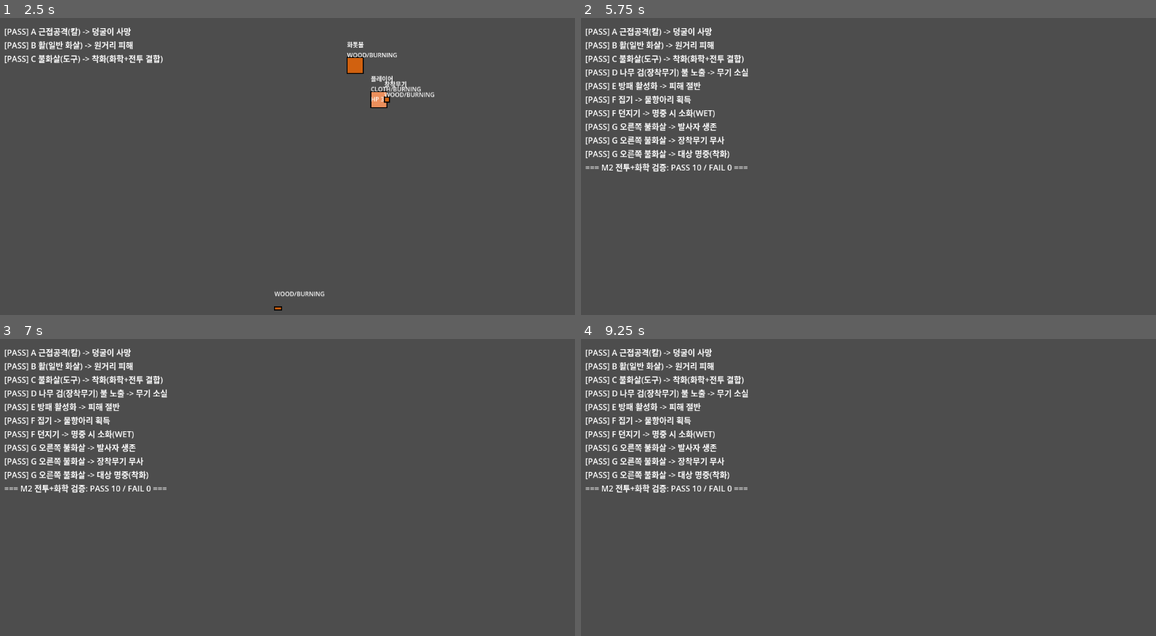
Above: before the commit, frames 1-4 (two rows, left to right).
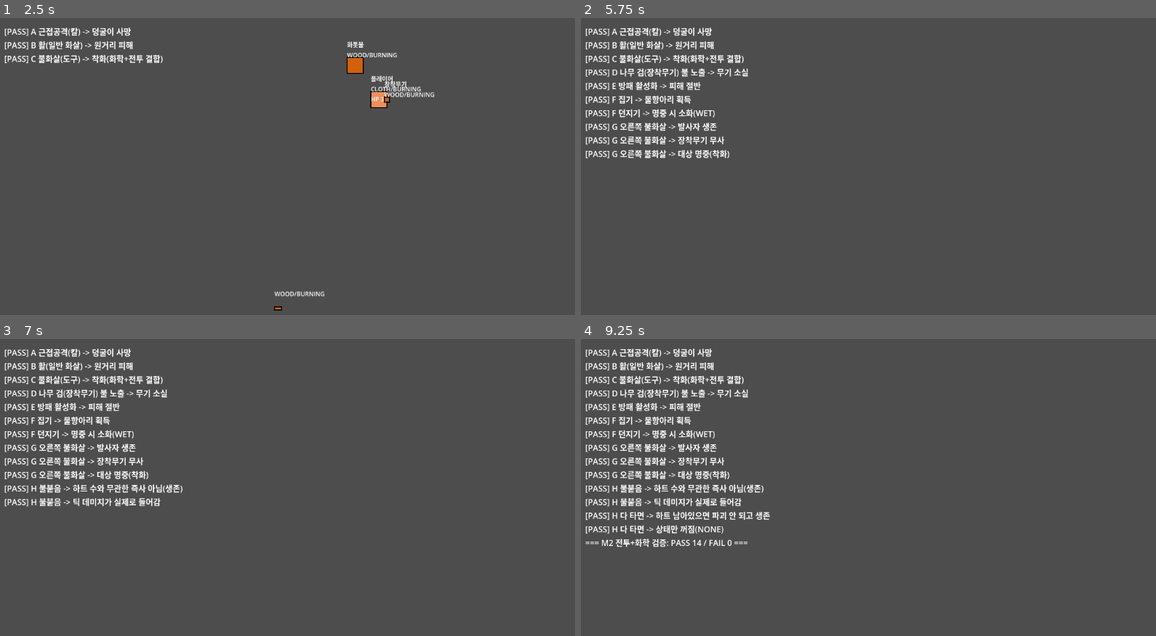
Above: after the commit, the same moments.

Repository: 50seok/ZeldaLike
Game: Godot game, scene res://scenes/m2_test/m2_test.tscn
Two runs of this game, one before a commit and one after it. Both use one fixed random seed, a clock stepped at 60 frames per second and the inputs below. This scene is started directly instead of the project's main scene.
Inputs:
- Up to frame 1 (2.5 s): tap Enter at 0.5 s; hold Right (ui_right) 0.53-1.28 s; tap Z at 0.6 s; tap Space at 0.77, 1.52 s; hold Down (ui_down) 1.28-2.03 s; tap X at 1.35 s; hold Right (ui_right) from 2.03 s (still down); tap C at 2.1 s
- Up to frame 2 (5.75 s): release Right (ui_right) at 2.78 s; hold Up (ui_up) 2.78-3.53 s; tap V at 2.85 s; tap Space at 3.02, 3.77, 4.52 s; hold Left (ui_left) 3.53-5.03 s; tap Tab at 3.6 s; tap Z at 4.35 s; hold Down (ui_down) from 5.03 s (still down); tap X at 5.1 s
- Up to frame 3 (7 s): release Down (ui_down) at 5.78 s; hold Right (ui_right) 5.78-6.53 s; tap C at 5.85 s; tap Space at 6.02, 6.5, 6.77 s; hold Up (ui_up) from 6.53 s (still down); tap V at 6.6 s
- Up to frame 4 (9.25 s): tap Enter at 7.25, 8.75 s; release Up (ui_up) at 7.28 s; hold Right (ui_right) 7.28-8.03 s; tap Tab at 7.35 s; tap Space at 7.52, 8, 9.02 s; hold Down (ui_down) 8.03-8.78 s; tap Z at 8.1 s; hold Left (ui_left) from 8.78 s (still down); tap X at 8.85 s

Frame 1 is identical in both runs. In frame 2, 0.3% of the frame differs, in the area x 0-29%, y 48-52%; in frame 3, 0.9%; in frame 4, 2.0%, in the area x 0-33%, y 48-71%.

Commit message:
fix: 불붙은 전투 유닛이 하트 수와 무관하게 즉사하던 버그 수정
ChemActor의 소각 로직은 burn_duration이 지나면 무조건 파괴라 환경 오브젝트
(수풀·무기)엔 맞지만, 하트 있는 Combatant에 그대로 적용되면서 플레이어도
포함해 불붙으면 무조건 죽어버렸음(실측 지적: "불탔을때 대미지가 너무 강함,
불타면 무조건 죽는게 하드함" - 예: 엠버 화염구=공격1+착화인데 실질적으로
확정킬이나 다름없었음).

Combatant에 burn_kills_instantly(기본 false) 추가 - 기본은 초당 1데미지
지속피해(take_damage 경유, 방패 경감도 자연히 적용)로 바꾸고 다 타면 상태만
꺼짐. §4.1 "덩굴이"(불=즉시 소멸이 의도된 연출)만 예외로 켜서 기존 동작 유지.

검증: m2_test에 신규 케이스 4건(생존+틱데미지+파괴안됨+상태꺼짐), 기존 9개
스위트 회귀 유지(전체 97/97).

Diff:
--- a/project/scenes/m2_test/m2_test.gd
+++ b/project/scenes/m2_test/m2_test.gd
@@ -62,6 +62,7 @@
 	await _test_shield()
 	await _test_pickup_throw()
 	await _test_fire_right_self_safety()
+	await _test_burn_is_damage_over_time()
 
 
 func _test_melee() -> void:
@@ -185,6 +186,32 @@
 	await get_tree().create_timer(0.1).timeout
 
 
+## 실측 지적("불탔을때 대미지가 너무 강함, 무조건 죽는게 하드함") 재발 방지 -
+## 하트가 있는 일반 Combatant는 불붙어도 즉사가 아니라 하트를 깎는 지속피해여야
+## 한다(§4.1 "덩굴이"만 예외로 즉시 소멸 - burn_kills_instantly).
+func _test_burn_is_damage_over_time() -> void:
+	var target := Combatant.new()
+	target.chem_material = ChemTypes.MaterialTag.CLOTH  # Player와 동일 재질
+	target.max_hearts = 5.0
+	target.global_position = Vector2(1600, 100)
+	add_child(target)
+	await get_tree().physics_frame
+
+	target.set_state(ChemTypes.State.BURNING)
+	await get_tree().create_timer(1.2).timeout  # 기본 tick 간격(1초) 최소 1회 경과
+	_check("H 불붙음 -> 하트 수와 무관한 즉사 아님(생존)", is_instance_valid(target) and target.hearts > 0.0)
+	_check("H 불붙음 -> 틱 데미지가 실제로 들어감", is_instance_valid(target) and target.hearts < 5.0)
+
+	await get_tree().create_timer(2.0).timeout  # burn_duration(2.5초) 경과 - 다 타면 꺼지기만 해야 함
+	_check("H 다 타면 -> 하트 남아있으면 파괴 안 되고 생존", is_instance_valid(target))
+	if is_instance_valid(target):
+		_check("H 다 타면 -> 상태만 꺼짐(NONE)", target.state == ChemTypes.State.NONE)
+
+	if is_instance_valid(target):
+		target.queue_free()
+	await get_tree().create_timer(0.1).timeout
+
+
 func _print_summary() -> void:
 	var summary := "=== M2 전투+화학 검증: PASS %d / FAIL %d ===" % [_pass_count, _fail_count]
 	_log.append(summary)
--- a/project/scripts/combat/combatant.gd
+++ b/project/scripts/combat/combatant.gd
@@ -10,10 +10,45 @@
 @export var max_hearts: float = 3.0
 var hearts: float
 
+## ChemActor의 기본 소각 로직은 "burn_duration이 지나면 하트 수와 무관하게
+## 무조건 파괴"라 환경 오브젝트(수풀·무기)엔 맞지만, 하트가 있는 전투 유닛에
+## 그대로 적용하면 "불붙으면 무조건 즉사"가 돼버린다(실측 지적: "불탔을때
+## 피격 대미지가 너무 강함, 무조건 죽는게 하드함"). 기본값은 지속피해로 바꾸고,
+## §4.1 "덩굴이"처럼 "불=즉시 소멸"이 의도된 연출인 경우만 켜서 예전 동작을 쓴다.
+@export var burn_kills_instantly: bool = false
+@export var burn_damage_per_tick: float = 1.0
+@export var burn_tick_interval: float = 1.0
+
+var _burn_tick_timer := 0.0
+
 
 func _ready() -> void:
 	super._ready()
 	hearts = max_hearts
+
+
+func _process(delta: float) -> void:
+	if state != ChemTypes.State.BURNING or chem_material not in FLAMMABLE:
+		_burn_tick_timer = 0.0
+		return
+
+	if burn_kills_instantly:
+		_burn_timer += delta
+		if _burn_timer >= burn_duration:
+			burned_out.emit()
+			perform_drops()
+			_on_destroyed()
+		return
+
+	_burn_tick_timer += delta
+	if _burn_tick_timer >= burn_tick_interval:
+		_burn_tick_timer -= burn_tick_interval
+		take_damage(burn_damage_per_tick)
+
+	_burn_timer += delta
+	if _burn_timer >= burn_duration:
+		burned_out.emit()
+		set_state(ChemTypes.State.NONE)
 
 
 func take_damage(amount: float) -> void:
--- a/project/scripts/combat/vine_enemy.gd
+++ b/project/scripts/combat/vine_enemy.gd
@@ -22,6 +22,7 @@
 	max_hearts = 1.0
 	hearts = 1.0
 	burn_duration = 0.4  # "불에 즉시 연소 사망" 체감 — 다른 재질보다 짧게
+	burn_kills_instantly = true  # §4.1 "덩굴이" = 불에 태우면 하트 수 무관 즉시 소멸(의도된 연출)
 	display_name = "덩굴이"
 	add_to_group("combatant_enemies")
 	_setup_drops()
Not shown, added: project/scenes/m3_hotbar_test/m3_hotbar_test.gd.uid
